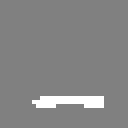
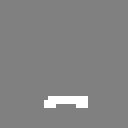
Comparing the layer stacks of the two (128, 128) images. Changes:
painted on "Layer 3" over (32, 96, 104, 108)
